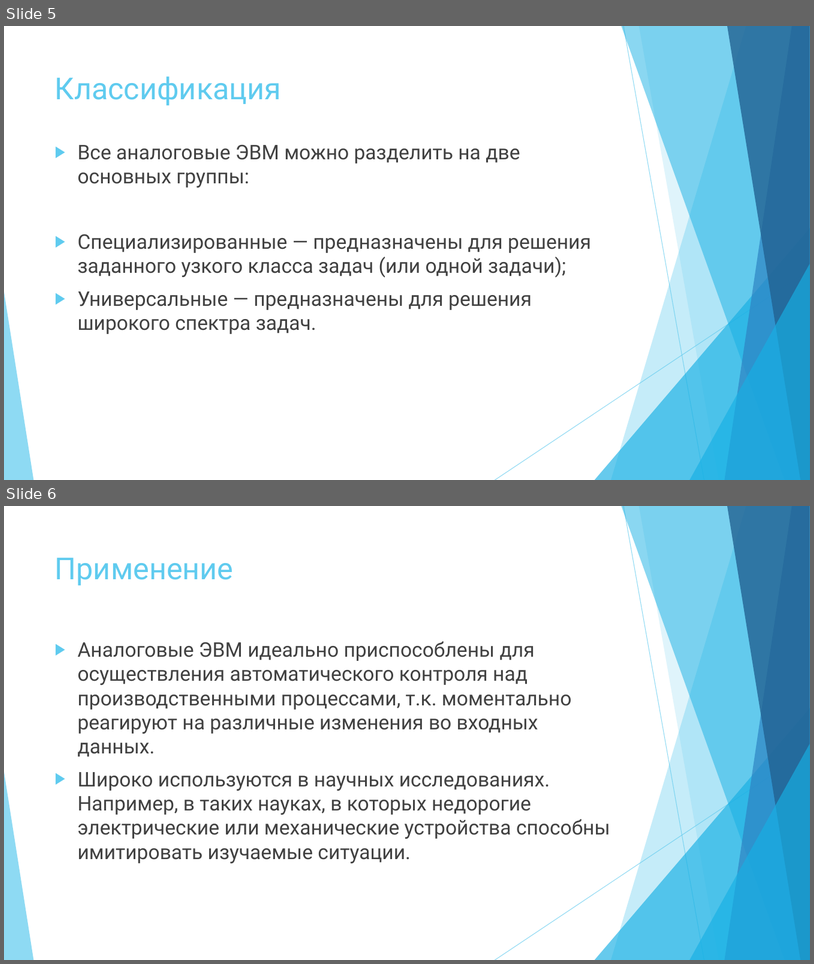
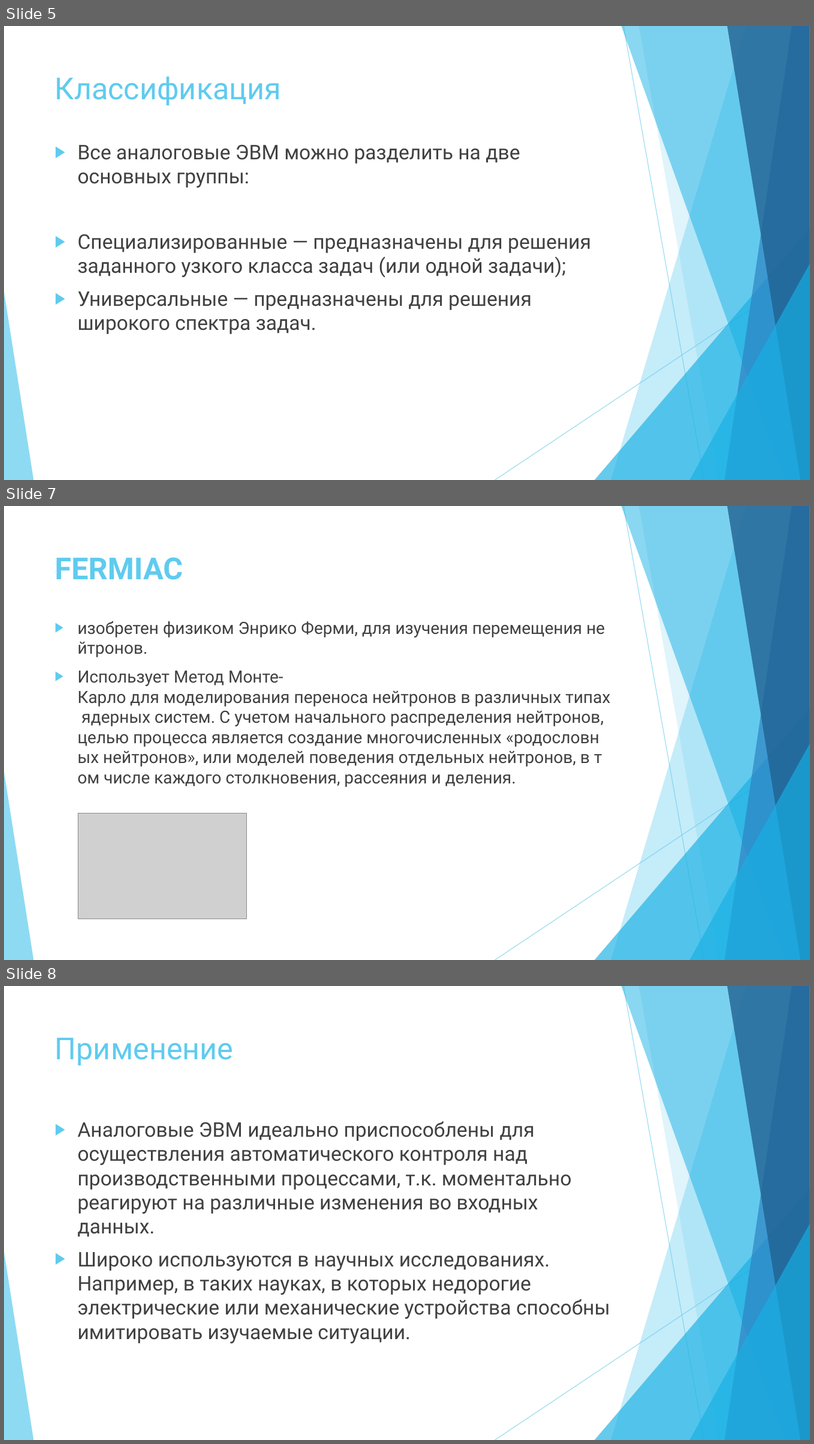
Before and after one commit to kkmt-likh/P2-20, a slide deck: Аналоговая ЭВМ.pptx. Shown one above the other, each under a label of ours: slides 5 and 6 before the commit, slides 5, 7 and 8 after it; the slides between them are not shown. The pictures are 814x964 and 814x1444 pixels, drawn with LibreOffice and Linux fonts; fonts in the diff are those of the drawing; grey boxes stand for pictures. Boxes give left, top, right and bottom in pixels: in the first picture for what was removed or moved away, otherwise in the second. Text is boxed around its words. In the diff, an @@ line names an element or a change of style, - is before the commit and + after.

```diff
--- a/Аналоговая ЭВМ.pptx
+++ b/Аналоговая ЭВМ.pptx
@@ slide 7 added at (4,506,810,960), background #FFFFFF; not listed: 10 template elements that a slide beside it also shows @@
@@ title added at (55,557,183,580), 36 pt, text #5FCBEF, bold @@
+FERMIAC
@@ text added at (78,621,611,787), 20 pt, text #404040 @@
+▶ изобретен физиком Энрико Ферми, для изучения перемещения нейтронов.
+▶ Использует Метод Монте-Карло для моделирования переноса нейтронов в различных типах ядерных систем. С учетом начального распределения нейтронов, целью процесса является создание многочисленных «родословных нейтронов», или моделей поведения отдельных нейтронов, в том числе каждого столкновения, рассеяния и деления.
@@ picture added at (78,813,246,919) @@
@@ what was slide 6 is now slide 8 @@
```
Also in this commit, not shown: 1 slide changed, 1 other slide added.
